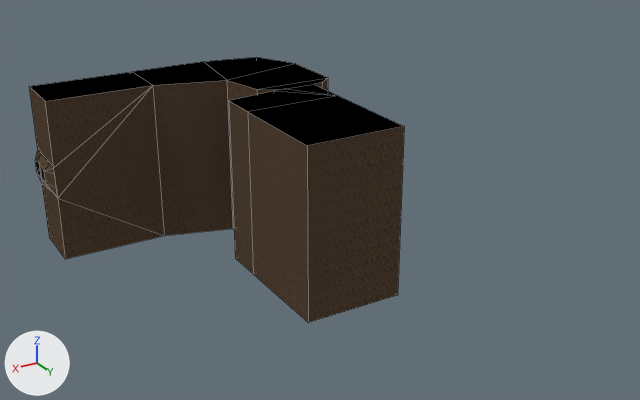
An edit to the Blender file Assets/World/C8L1/raw/C8L1.blend, drawn before and after from the same camera.
Camera for both pictures: a 50 mm lens placed at (54.7, 250.3, 106.8), pointed at (-75.0, 34.1, -1.4). Arrows for +X, +Y and +Z are at lower left; the lights stay in place. Mesh edges are drawn as thin lines.

The older version as bpy lines, for what is in view:
```python
me_cube_001 = bpy.data.meshes.new('Cube.001')
me_cube_001.from_pydata(...)  # 64 vertices, 61 faces; spans x -84.0..-1.0, y -14.0..74.0, z -16.0..33.7
# faces by material slot: [43, 18]
me_cube_001.materials.append(mat_tri_cavewall)
me_cube_001.materials.append(mat_ef_black)
me_cube_002 = bpy.data.meshes.new('Cube.002')
me_cube_002.from_pydata(...)  # 4 vertices, 1 face; spans x -14.0..36.0, y 3.0..84.0, z -8.0
me_cube_002.materials.append(mat_ef_black)
# before: 0 (-14.0, 3.0, -8.0) at pixel (46, 214), 1 (-14.0, 84.0, -8.0), 2 (36.0, 84.0, -8.0), 3 (36.0, 3.0, -8.0)
ob_room1 = bpy.data.objects.new('Room1', me_cube_001)
ob_room1.location = (0.0, 0.0, 0.0)
ob_room1_killtrigger = bpy.data.objects.new('Room1_KillTrigger', me_cube_002)
ob_room1_killtrigger.location = (0.0, 0.0, 0.0)
ob_room1_killtrigger.rotation_euler = (0.0, 0.0, 1.571)  # degrees (0, 0, 90)
ob_room1_killtrigger.hide_set(True)
```
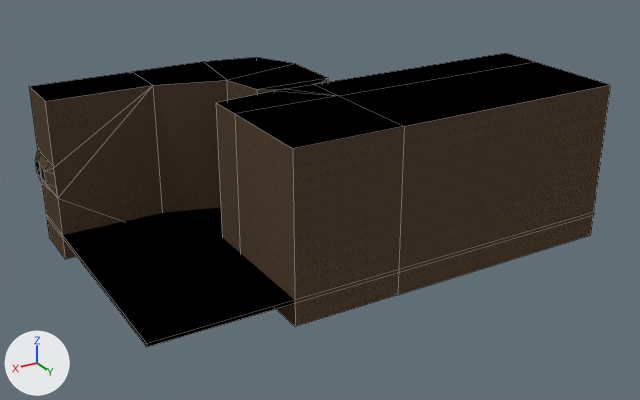
Boxes [x1, y1, x2, y2] around the edits, measured in the pictures (640 x 400 px):
'Room1', reshaped (55% wider): before [29, 57, 404, 323]; after [29, 53, 611, 327]
'Room1_KillTrigger', shown: after [46, 207, 295, 347]
part 1 of me_cube_001, built on: before [229, 95, 404, 323]; after [216, 53, 611, 327]

The change, as a diff of the scene's bpy script:
```diff
--- a/Assets/World/C8L1/raw/C8L1.blend.py
+++ b/Assets/World/C8L1/raw/C8L1.blend.py
@@ me_cube_001 @@
 # used by ob_room1; location = (0.0, 0.0, 0.0)
-me_cube_001.from_pydata(...)  # 64 vertices, 61 faces; spans x -84.0..-1.0, y -14.0..74.0, z -16.0..33.7
+me_cube_001.from_pydata(...)  # 70 vertices, 67 faces; spans x -152.5..-1.0, y -14.0..74.0, z -16.0..33.7
+# me_cube_001 part 1
+# 2 faces are deleted
+# 6 vertices in x -47.5, y 30.0..74.0, z -16.0..33.7 move by (4.0, 0.0, 0.0)
+# 6 new vertices lie (-76.0, 0.0, 0.0) away from vertices in x -76.5, y 28.0..74.0, z -16.0..33.7
+# 4 new faces join them, mat_ef_black
+# 4 new faces join them, mat_tri_cavewall
 me_cube_001.materials.append(mat_tri_cavewall)
@@ me_cube_002 @@
 # used by ob_room1_killtrigger; location = (0.0, 0.0, 0.0); rotation_euler = (0.0, 0.0, 1.571), in degrees (0, 0, 90)
 # verts and faces of me_cube_002; kept vertices keep their numbers, new ones are numbered from 4
-me_cube_002.from_pydata(...)  # 4 vertices, 1 face; spans x -14.0..36.0, y 3.0..84.0, z -8.0
+me_cube_002.from_pydata(...)  # 8 vertices, 6 faces; spans x -14.0..74.0, y 3.0..152.5, z -9.0..-8.0
+# me_cube_002 part 2
+delete_vertices([1, 2, 3])  # with the faces that use them
+verts[4] = (-14.0, 152.5, -8.0)
+verts[5] = (-14.0, 3.0, -9.0)  # pixel (46, 217)
+verts[6] = (-14.0, 152.5, -9.0)
+for new, old in zip([*range(7, 11)], [0, 4, 5, 6]): verts[new] = verts[old] + (88.0, 0.0, 0.0)
+faces += [(0, 7, 8, 4), (5, 6, 10, 9), (4, 8, 10, 6), (7, 9, 10, 8), (0, 5, 9, 7), (0, 4, 6, 5)]
 me_cube_002.materials.append(mat_ef_black)
@@ ob_room1_killtrigger @@
 ob_room1_killtrigger.rotation_euler = (0.0, 0.0, 1.571)  # degrees (0, 0, 90)
-ob_room1_killtrigger.hide_set(True)
```
